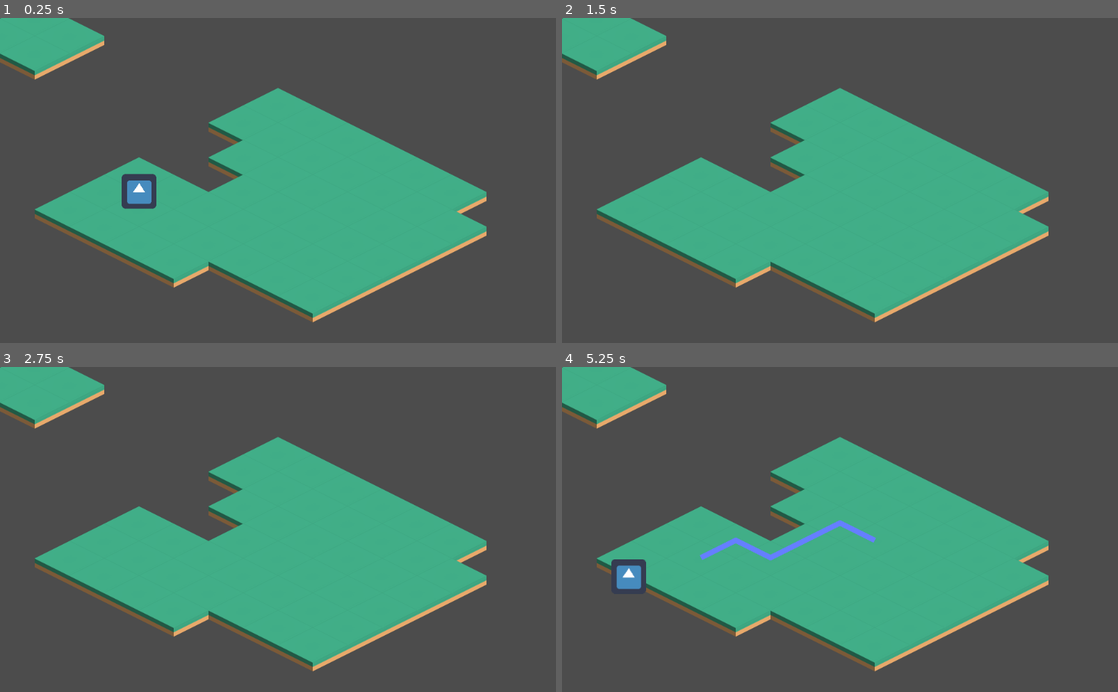
Above: before the commit, frames 1-4 (two rows, left to right).
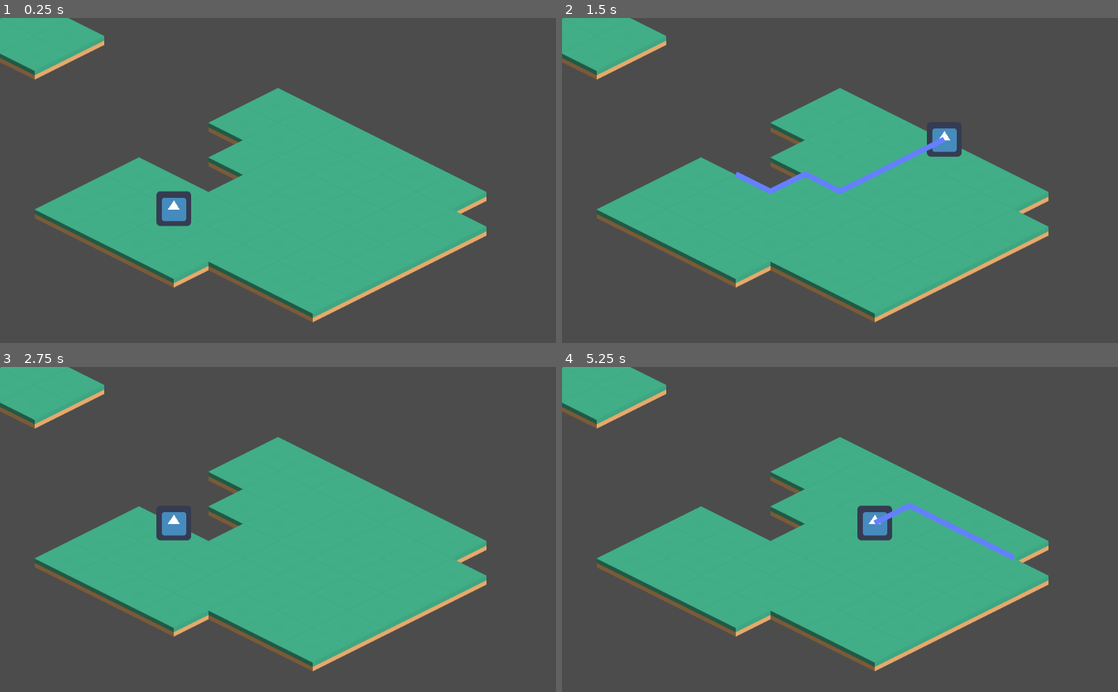
Above: after the commit, the same moments.

Repository: Juanxpeke/GD-GO2022
Game: Godot game, scene res://Tests/TileMapTest.tscn
The game is run twice, just before and just after one commit, with the same random seed, the same clock (stepped at 60 frames per second) and the same inputs. The engine's default icon, where the game draws it, is replaced by a stand-in: a white triangle on a blue panel in a dark square.
Inputs (mouse positions are in pixels of both pictures, inside the frame that each line leads up to):
- Up to frame 1 (0.25 s): no input
- Up to frame 2 (1.5 s): tap Enter at 0.5 s; move the mouse to (962, 164) at 0.52 s; press the mouse at (962, 164) at 0.53 s; hold D (move_right) 0.53-1.28 s; right-click (962, 164) at 0.8 s; move the mouse to (728, 196) at 1.27 s; release the mouse at (728, 196) at 1.28 s; hold S (move_down) from 1.28 s (still down); right-click (728, 196) at 1.35 s
- Up to frame 3 (2.75 s): click (166, 545) at 1.55 s; tap Space at 2 s; move the mouse to (333, 458) at 2.02 s; release S (move_down) at 2.03 s; press the mouse at (333, 458) at 2.03 s; hold D (move_right) from 2.03 s (still down); right-click (333, 458) at 2.3 s
- Up to frame 4 (5.25 s): tap Enter at 2.75 s; move the mouse to (812, 594) at 2.77 s; release D (move_right) at 2.78 s; release the mouse at (812, 594) at 2.78 s; hold W (move_up) 2.78-3.53 s; right-click (812, 594) at 2.85 s; click (812, 594) at 3.05 s; tap Space at 3.5 s; move the mouse to (1006, 578) at 3.52 s; press the mouse at (1006, 578) at 3.53 s; hold A (move_left) 3.53-5.03 s; right-click (1006, 578) at 3.8 s; move the mouse to (673, 480) at 4.27 s; release the mouse at (673, 480) at 4.28 s; right-click (673, 480) at 4.35 s; click (673, 480) at 4.55 s; move the mouse to (867, 529) at 5.02 s; press the mouse at (867, 529) at 5.03 s; hold S (move_down) from 5.03 s (still down)

The runs differ from the first frame. In frame 1, 1.3% of the frame differs, in the area x 21-35%, y 47-65%; in frame 2, 1.2%; in frame 3, 0.5%; in frame 4, 2.2%, in the area x 8-82%, y 41-70%.
Error after the commit: Invalid get index '-1' (on base: 'Array'). (res://Tests/Game.gd:31)

Commit message:
On hover path
Refactoring board script and added hover path in process.

Diff:
--- /dev/null
+++ b/Entity.gd
@@ -0,0 +1,18 @@
+extends Node
+class_name Entity
+
+var action_points := 3
+var movement_points := 3
+
+var in_game_node : Node2D
+var board : TileMap
+
+
+# Called when the node enters the scene tree for the first time.
+func _ready():
+	pass # Replace with function body.
+
+
+# Called every frame. 'delta' is the elapsed time since the previous frame.
+#func _process(delta):
+#	pass
--- a/Player.gd
+++ b/Player.gd
@@ -1,4 +1,7 @@
-extends KinematicBody2D
+extends Entity
+
+
+
 
 const SPEED = 40000
 var motion = Vector2()
@@ -8,17 +11,6 @@
 func _ready():
 	pass
 
-# Converts any Vector2 coordinates or motion from the cartesian to the isometric system
-func cartesian_to_isometric(cartesian):
-	return Vector2(cartesian.x - cartesian.y, (cartesian.x + cartesian.y) / 2)
-
-# useful to convert mouse coordinates back to screen-space, and detect where the player wants to know.
-# If we want to add mouse-based controls, we'll need this function
-func isometric_to_cartesian(iso):
-	var cart_pos = Vector2()
-	cart_pos.x = (iso.x + iso.y * 2) / 2
-	cart_pos.y = - iso.x + cart_pos.x
-	return cart_pos
 
 func _physics_process(delta):
 	# Everything works like you're used to in a top-down game
@@ -36,5 +28,5 @@
 
 	motion = direction.normalized() * SPEED * delta
 	# Isometric movement is movement like you're used to, converted to the isometric system
-	motion = cartesian_to_isometric(motion)
-	move_and_slide(motion)
+	# motion = cartesian_to_isometric(motion)
+	# move_and_slide(motion)
--- a/Tests/Game.gd
+++ b/Tests/Game.gd
@@ -1,10 +1,25 @@
 extends Node2D
 
 onready var board = $Board
-onready var player = $Player
+onready var player = $Board/Player
 onready var line = $Line
 
+var last_cell_position : Vector2
 
+func _process(delta):
+	var mouse_isometric_position = cart2iso(get_viewport().get_mouse_position())
+	var cell_isometric_position = (mouse_isometric_position / board.cell_size.y).floor() * board.cell_size.y
+	var cell_cartisian_position = iso2cart(cell_isometric_position)
+
+	if cell_cartisian_position != last_cell_position:
+		last_cell_position = cell_cartisian_position
+
+		var path_points = board.get_astar_path(player.global_position, cell_cartisian_position)
+		line.points = path_points
+
+
+
+# Called when an input occurs.
 func _input(event):
 	if event.is_action_pressed("mouse_left"):
 		var event_cartesian_position = cart2iso(event.position)
@@ -12,17 +27,13 @@
 		var target_cell_position = iso2cart(target_cart_cell_position)
 
 		var path_points = board.get_astar_path(player.global_position, target_cell_position)
-		print("Path points :" + str(path_points) + "\n")
-		line.position = Vector2(0, board.cell_size.y / 2) # Use offset to move line to center of tiles
 		line.points = path_points
-
-	if event.is_action_pressed("mouse_right"):
-		line.points = []
+		player.global_position = path_points[-1]
 
 # Converts from isometric coordinates to cartesian coordinates.
-func iso2cart(iso_position):
+func iso2cart(iso_position : Vector2) -> Vector2:
 	return Vector2(iso_position.x - iso_position.y, (iso_position.x + iso_position.y) / 2)
 
 # Converts from cartesian coordinates to isometric coordinates.
-func cart2iso(cart_position):
+func cart2iso(cart_position : Vector2) -> Vector2:
 	return Vector2(cart_position.x / 2 + cart_position.y, -cart_position.x / 2 + cart_position.y)
--- /dev/null
+++ b/Tests/Player.gd
@@ -0,0 +1,13 @@
+extends AnimatedSprite
+
+var board
+var path_points = []
+
+# Called when the node enters the scene tree for the first time.
+func _ready():
+	board = get_parent()
+
+
+# Called every frame. 'delta' is the elapsed time since the previous frame.
+func _process(delta):
+	pass
--- a/Tests/TileMap.gd
+++ b/Tests/TileMap.gd
@@ -2,27 +2,100 @@
 class_name AstarTileMap
 
 const DIRECTIONS := [Vector2.RIGHT, Vector2.UP, Vector2.LEFT, Vector2.DOWN]
+
 const PAIRING_LIMIT = int(pow(2, 30))
-enum pairing_methods {
-	CANTOR_UNSIGNED,	# positive values only
-	CANTOR_SIGNED,		# both positive and negative values
-	SZUDZIK_UNSIGNED,	# more efficient than cantor
-	SZUDZIK_SIGNED,		# both positive and negative values
-	SZUDZIK_IMPROVED,	# improved version (best option)
-}
-
-export(pairing_methods) var current_pairing_method = pairing_methods.SZUDZIK_IMPROVED
 
 var astar := AStar2D.new()
 var obstacles := []
 var units := []
 
-
+# Called when the node is in the scene tree.
 func _ready() -> void:
-	update()
+	add_cells_points()
+
+# Adds the tilemap cells points to the AStar graph and its cardinal conections.
+func add_cells_points() -> void:
+	astar.clear()
+	var cell_positions = get_cells_global_positions()
+	for cell_position in cell_positions:
+		astar.add_point(get_point_id(cell_position), cell_position)
+	for cell_position in cell_positions:
+		connect_point_cardinals(cell_position)
+
+# Connects a point to its cardinal neighbors.
+func connect_point_cardinals(point_position : Vector2) -> void:
+	var point_id := get_point_id(point_position)
+	for direction in DIRECTIONS:
+		var cardinal_point_id := get_point_id(point_position + map_to_world(direction))
+		if cardinal_point_id != point_id and astar.has_point(cardinal_point_id):
+			astar.connect_points(point_id, cardinal_point_id, true)
+
+
+func get_astar_path(start_position: Vector2, end_position: Vector2, max_distance := -1) -> Array:
+	var astar_path := astar.get_point_path(get_point_id(start_position), get_point_id(end_position))
+	return set_path_length(astar_path, max_distance)
+
+func set_path_length(point_path: Array, max_distance: int) -> Array:
+	if max_distance < 0: return point_path
+	point_path.resize(min(point_path.size(), max_distance))
+	return point_path
+
+
+# Maps a (x, y) integer coordinate to a unique integer. It uses
+# improved Szudzik pair agorithm.
+func get_point_id(point : Vector2) -> int:
+	var x : int = point.x
+	var y : int = point.y
+
+	var a := x * 2 if x >= 0 else (x * -2) - 1
+	var b := y * 2 if y >= 0 else (y * -2) - 1
+	var c = (a * a) + a + b if a >= b else (b * b) + a
+
+	if a >= 0 and b < 0 or b >= 0 and a < 0:
+		return -c - 1
+
+	return c
+
+# Returns an array with the global positions of all the cells in the tilemap.
+func get_cells_global_positions() -> Array:
+	var cells_coordinates = get_used_cells()
+	var cell_positions := []
+	for cell_coordinate in cells_coordinates:
+		var cell_position := global_position + map_to_world(cell_coordinate)
+		cell_positions.append(cell_position)
+	return cell_positions
+
+
+
+# Shows the possible movements of an entity on the board. It uses
+# the entity cache in case it is not the entity's turn.
+func show_possible_movements(entity : Entity) -> void:
+	pass
+
+# Shows the path from an entity to a given cell. It can also use a cache,
+# because if the path is A, then, the path to some cell inside A should also
+# be the optimum path.
+func show_path(entity : Entity, cell) -> void:
+	pass
+
+# Highlights a cell.
+func highlight_cell(cell, mode : int) -> void:
+	pass
+
+
+
+
+
+
+
+
+
+
+
+
 
 func update() -> void:
-	create_pathfinding_points()
+	add_cells_points()
 	var unitNodes = get_tree().get_nodes_in_group("Units")
 	for unitNode in unitNodes:
 		add_unit(unitNode)
@@ -30,56 +103,9 @@
 	for obstacleNode in obstacleNodes:
 		add_obstacle(obstacleNode)
 
-func create_pathfinding_points() -> void:
-	astar.clear()
-	var used_cell_positions = get_used_cell_global_positions()
-	for cell_position in used_cell_positions:
-		astar.add_point(get_point(cell_position), cell_position)
-	for cell_position in used_cell_positions:
-		connect_cardinals(cell_position)
-
-func add_obstacle(obstacle: Object) -> void:
-	obstacles.append(obstacle)
-	if not obstacle.is_connected("tree_exiting", self, "remove_obstacle"):
-		obstacle.connect("tree_exiting", self, "remove_obstacle", [obstacle])
-
-func remove_obstacle(obstacle: Object) -> void:
-	obstacles.erase(obstacle)
-
-func add_unit(unit: Object) -> void:
-	units.append(unit)
-	if not unit.is_connected("tree_exiting", self, "remove_unit"):
-		unit.connect("tree_exiting", self, "remove_unit", [unit])
-
-func remove_unit(unit: Object) -> void:
-	units.erase(unit)
-
-func position_has_obstacle(obstacle_position: Vector2, ignore_obstacle_position = null) -> bool:
-	if obstacle_position == ignore_obstacle_position: return false
-	for obstacle in obstacles:
-		if obstacle.global_position == obstacle_position: return true
-	return false
-
-func position_has_unit(unit_position: Vector2, ignore_unit_position = null) -> bool:
-	if unit_position == ignore_unit_position: return false
-	for unit in units:
-		if unit.global_position == unit_position: return true
-	return false
-
-func get_astar_path_avoiding_obstacles_and_units(start_position: Vector2, end_position: Vector2, exception_units := [], max_distance := -1) -> Array:
-	set_obstacles_points_disabled(true)
-	set_unit_points_disabled(true, exception_units)
-	var astar_path := astar.get_point_path(get_point(start_position), get_point(end_position))
-	set_obstacles_points_disabled(false)
-	set_unit_points_disabled(false)
-	return set_path_length(astar_path, max_distance)
-
-func get_astar_path_avoiding_obstacles(start_position: Vector2, end_position: Vector2, max_distance := -1) -> Array:
-	set_obstacles_points_disabled(true)
-	var potential_path_points := astar.get_point_path(get_point(start_position), get_point(end_position))
-	set_obstacles_points_disabled(false)
-	var astar_path := stop_path_at_unit(potential_path_points)
-	return set_path_length(astar_path, max_distance)
+
+
+
 
 func stop_path_at_unit(potential_path_points: Array) -> Array:
 	for i in range(1, potential_path_points.size()):
@@ -89,24 +115,6 @@
 			break
 	return potential_path_points
 
-func get_astar_path(start_position: Vector2, end_position: Vector2, max_distance := -1) -> Array:
-	var astar_path := astar.get_point_path(get_point(start_position), get_point(end_position))
-	return set_path_length(astar_path, max_distance)
-
-func set_path_length(point_path: Array, max_distance: int) -> Array:
-	if max_distance < 0: return point_path
-	point_path.resize(min(point_path.size(), max_distance))
-	return point_path
-
-func set_obstacles_points_disabled(value: bool) -> void:
-	for obstacle in obstacles:
-		astar.set_point_disabled(get_point(obstacle.global_position), value)
-
-func set_unit_points_disabled(value: bool, exception_units: Array = []) -> void:
-	for unit in units:
-		if unit in exception_units or unit.owner in exception_units:
-			continue
-		astar.set_point_disabled(get_point(unit.global_position), value)
 
 func get_floodfill_positions(start_position: Vector2, min_range: int, max_range: int, skip_obstacles := true, skip_units := true, return_center := false) -> Array:
 	var floodfill_positions := []
@@ -118,7 +126,7 @@
 		if skip_units and position_has_unit(current_position, start_position): continue
 		if current_position in floodfill_positions: continue
 
-		var current_point := get_point(current_position)
+		var current_point := get_point_id(current_position)
 		if not astar.has_point(current_point): continue
 		if astar.is_point_disabled(current_point): continue
 
@@ -134,7 +142,7 @@
 			if skip_units and position_has_unit(new_position): continue
 			if new_position in floodfill_positions: continue
 
-			var new_point := get_point(new_position)
+			var new_point := get_point_id(new_position)
 			if not astar.has_point(new_point): continue
 			if astar.is_point_disabled(new_point): continue
 
@@ -152,6 +160,9 @@
 
 	return floodfill_positions
 
+
+
+
 func path_directions(path) -> Array:
 	# Convert a path into directional vectors whose sum would be path[length-1]
 	var directions = []
@@ -159,93 +170,76 @@
 		directions.append(path[p] - path[p - 1])
 	return directions
 
-func get_point(point_position: Vector2) -> int:
-	var a := int(point_position.x)
-	var b := int(point_position.y)
-	match current_pairing_method:
-		pairing_methods.CANTOR_UNSIGNED:
-			assert(a >= 0 and b >= 0, "Board: pairing method has failed. Choose method that supports negative values.")
-			return cantor_pair(a, b)
-		pairing_methods.SZUDZIK_UNSIGNED:
-			assert(a >= 0 and b >= 0, "Board: pairing method has failed. Choose method that supports negative values.")
-			return szudzik_pair(a, b)
-		pairing_methods.CANTOR_SIGNED:
-			return cantor_pair_signed(a, b)
-		pairing_methods.SZUDZIK_SIGNED:
-			return szudzik_pair_signed(a, b)
-		pairing_methods.SZUDZIK_IMPROVED:
-			return szudzik_pair_improved(a, b)
-	return szudzik_pair_improved(a, b)
-
-func cantor_pair(a:int, b:int) -> int:
-	var result := 0.5 * (a + b) * (a + b + 1) + b
-	return int(result)
-
-func cantor_pair_signed(a:int, b:int) -> int:
-	if a >= 0:
-		a = a * 2
-	else:
-		a = (a * -2) - 1
-	if b >= 0:
-		b = b * 2
-	else:
-		b = (b * -2) - 1
-	return cantor_pair(a, b)
-
-func szudzik_pair(a:int, b:int) -> int:
-	if a >= b:
-		return (a * a) + a + b
-	else:
-		return (b * b) + a
-
-func szudzik_pair_signed(a: int, b: int) -> int:
-	if a >= 0:
-		a = a * 2
-	else:
-		a = (a * -2) - 1
-	if b >= 0:
-		b = b * 2
-	else:
-		b = (b * -2) - 1
-	return int((szudzik_pair(a, b) * 0.5))
-
-func szudzik_pair_improved(x:int, y:int) -> int:
-	var a: int
-	var b: int
-	if x >= 0:
-		a = x * 2
-	else:
-		a = (x * -2) - 1
-	if y >= 0:
-		b = y * 2
-	else:
-		b = (y * -2) - 1
-	var c = szudzik_pair(a,b) * 0.5
-	if a >= 0 and b < 0 or b >= 0 and a < 0:
-		return -c - 1
-	return c
+
+
 
 func has_point(point_position: Vector2) -> bool:
-	var point_id := get_point(point_position)
+	var point_id := get_point_id(point_position)
 	return astar.has_point(point_id)
 
-func get_used_cell_global_positions() -> Array:
-	var cells = get_used_cells()
-	print("Used cells: " + str(cells) + "\n")
-	var cell_positions := []
-	for cell in cells:
-		var cell_position := global_position + map_to_world(cell)
-		cell_positions.append(cell_position)
-	print("Cell positions: " + str(cell_positions) + "\n")
-	return cell_positions
-
-func connect_cardinals(point_position) -> void:
-	var center := get_point(point_position)
-	for direction in DIRECTIONS:
-		var cardinal_point := get_point(point_position + map_to_world(direction))
-		if cardinal_point != center and astar.has_point(cardinal_point):
-			astar.connect_points(center, cardinal_point, true)
+
+
 
 func get_grid_distance(distance: Vector2) -> float:
 	var vec := world_to_map(distance).abs().floor()
 	return vec.x + vec.y
+
+
+
+func set_obstacles_points_disabled(value: bool) -> void:
+	#for obstacle in obstacles:
+	#	astar.set_point_disabled(get_point_id(obstacle.global_position.x, obstacle.global_position.y), value)
+	pass
+
+func set_unit_points_disabled(value: bool, exception_units: Array = []) -> void:
+	for unit in units:
+		if unit in exception_units or unit.owner in exception_units:
+			continue
+	#	astar.set_point_disabled(get_point_id(unit.global_position.x, unit.global_position.y), value)
+
+
+
+func add_obstacle(obstacle: Object) -> void:
+	obstacles.append(obstacle)
+	if not obstacle.is_connected("tree_exiting", self, "remove_obstacle"):
+		obstacle.connect("tree_exiting", self, "remove_obstacle", [obstacle])
+
+func remove_obstacle(obstacle: Object) -> void:
+	obstacles.erase(obstacle)
+
+func add_unit(unit: Object) -> void:
+	units.append(unit)
+	if not unit.is_connected("tree_exiting", self, "remove_unit"):
+		unit.connect("tree_exiting", self, "remove_unit", [unit])
+
+func remove_unit(unit: Object) -> void:
+	units.erase(unit)
+
+func position_has_obstacle(obstacle_position: Vector2, ignore_obstacle_position = null) -> bool:
+	if obstacle_position == ignore_obstacle_position: return false
+	for obstacle in obstacles:
+		if obstacle.global_position == obstacle_position: return true
+	return false
+
+func position_has_unit(unit_position: Vector2, ignore_unit_position = null) -> bool:
+	if unit_position == ignore_unit_position: return false
+	for unit in units:
+		if unit.global_position == unit_position: return true
+	return false
+
+func get_astar_path_avoiding_obstacles_and_units(start_position: Vector2, end_position: Vector2, exception_units := [], max_distance := -1) -> Array:
+	set_obstacles_points_disabled(true)
+	set_unit_points_disabled(true, exception_units)
+	# var astar_path := astar.get_point_path(get_point(start_position), get_point(end_position))
+	set_obstacles_points_disabled(false)
+	set_unit_points_disabled(false)
+	return []
+	#return set_path_length(astar_path, max_distance)
+
+func get_astar_path_avoiding_obstacles(start_position: Vector2, end_position: Vector2, max_distance := -1) -> Array:
+	set_obstacles_points_disabled(true)
+	# var potential_path_points := astar.get_point_path(get_point(start_position), get_point(end_position))
+	set_obstacles_points_disabled(false)
+	# var astar_path := stop_path_at_unit(potential_path_points)
+	return []
+	# return set_path_length(astar_path, max_distance)
--- a/Tests/TileMapTest.tscn
+++ b/Tests/TileMapTest.tscn
@@ -1,15 +1,20 @@
 [gd_scene load_steps=7 format=2]
 
 [ext_resource path="res://Assets/Tilesets/GroundTileset/GroundTileset.tres" type="TileSet" id=1]
-[ext_resource path="res://Player.gd" type="Script" id=2]
+[ext_resource path="res://Tests/Player.gd" type="Script" id=2]
 [ext_resource path="res://icon.png" type="Texture" id=3]
 [ext_resource path="res://Tests/TileMap.gd" type="Script" id=4]
 [ext_resource path="res://Tests/Game.gd" type="Script" id=5]
 
-[sub_resource type="CapsuleShape2D" id=1]
-radius = 40.0
+[sub_resource type="SpriteFrames" id=1]
+animations = [ {
+"frames": [ ExtResource( 3 ) ],
+"loop": true,
+"name": "default",
+"speed": 5.0
+} ]
 
-[node name="TileMapTest" type="Node2D"]
+[node name="Game" type="Node2D"]
 script = ExtResource( 5 )
 
 [node name="Board" type="TileMap" parent="."]
@@ -20,18 +25,9 @@
 tile_data = PoolIntArray( -131066, 0, 0, -131065, 0, 0, -131064, 0, 0, -131063, 0, 0, -131062, 0, 0, -131061, 0, 0, -65 …(515 unchanged characters)…
 script = ExtResource( 4 )
 
-[node name="Player" type="KinematicBody2D" parent="."]
-position = Vector2( 256, 320 )
+[node name="Player" type="AnimatedSprite" parent="Board"]
+position = Vector2( 320, 352 )
+frames = SubResource( 1 )
 script = ExtResource( 2 )
-__meta__ = {
-"_edit_group_": true
-}
-
-[node name="CollisionShape2D" type="CollisionShape2D" parent="Player"]
-rotation = 1.5708
-shape = SubResource( 1 )
-
-[node name="Sprite" type="Sprite" parent="Player"]
-texture = ExtResource( 3 )
 
 [node name="Line" type="Line2D" parent="."]
--- a/project.godot
+++ b/project.godot
@@ -13,9 +13,15 @@
 "class": "AstarTileMap",
 "language": "GDScript",
 "path": "res://Tests/TileMap.gd"
+}, {
+"base": "Node",
+"class": "Entity",
+"language": "GDScript",
+"path": "res://Entity.gd"
 } ]
 _global_script_class_icons={
-"AstarTileMap": ""
+"AstarTileMap": "",
+"Entity": ""
 }
 
 [application]
